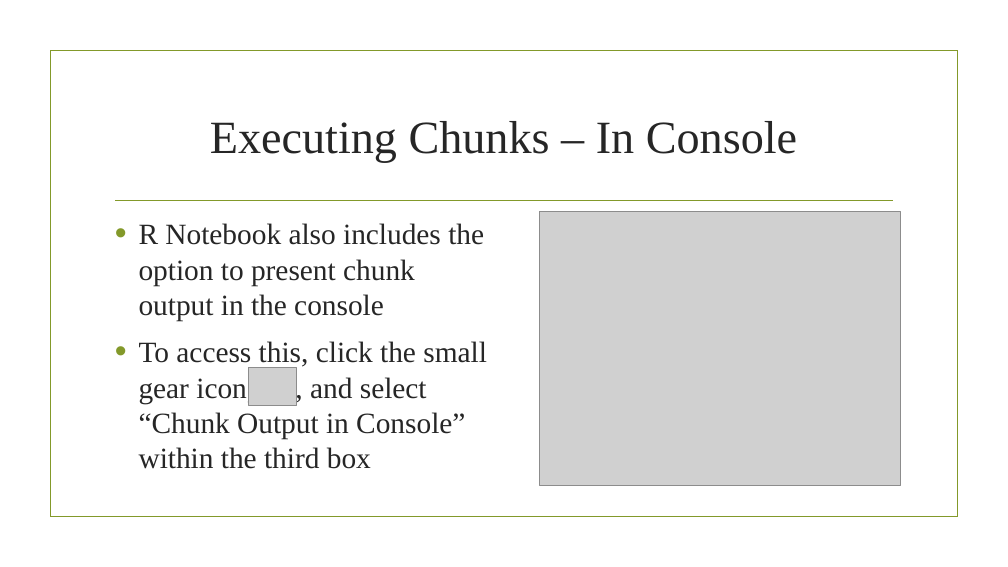
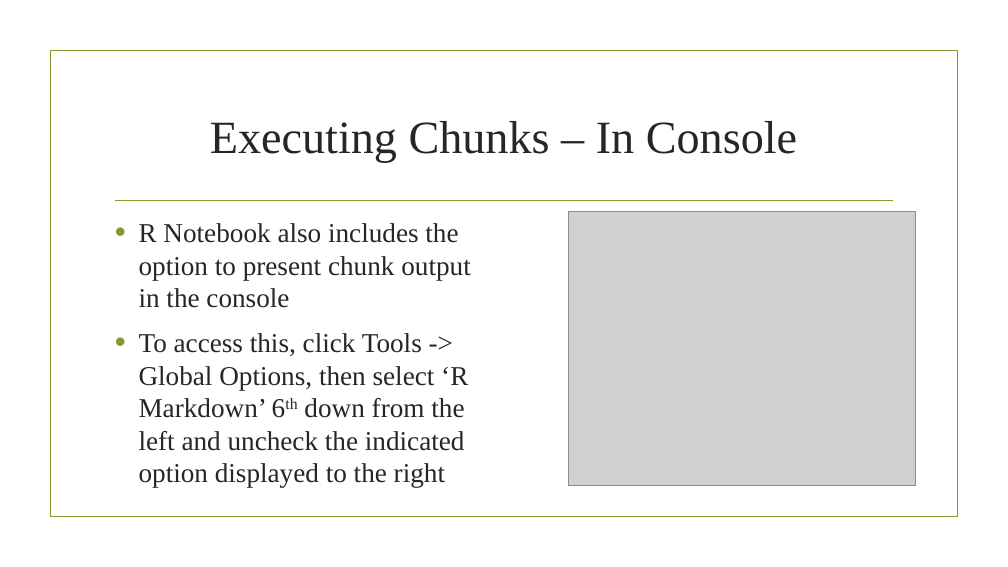
Before and after one commit to trmasher/R_Notebooks, a slide deck: slide 6 of Using R Notebook with Version Control.pptx. Drawn at 1008x567 pixels with LibreOffice and Linux fonts; fonts in the diff are those of the drawing; grey boxes stand for pictures; background and template pictures are left out. Boxes give left, top, right and bottom in pixels: in the first picture for what was removed or moved away, otherwise in the second. Text is boxed around its words. In the diff, an @@ line names an element or a change of style, - is before the commit and + after.

Commit message:
Changed 'Executing Chunks - In Console' Slide
Changed the picture in the slide to show the method using Tools-Global Options-R Markdown to edit the settings. Adjust the text to the left to reflect this change.

```diff
--- a/Using R Notebook with Version Control.pptx
+++ b/Using R Notebook with Version Control.pptx
@@ text at [139, 223, 470, 308]: size 28 to 25.9 pt in "R Notebook also includes the option to ..." @@
@@ picture: place and size @@
-picture at [540, 212, 901, 485]
+picture at [569, 212, 917, 485]
@@ text at [139, 333, 468, 488]: text changed; size 28 to 25.9 pt @@
-• To access this, click the small gear icon, , and select “Chunk Output in Console” within the third box
+• To access this, click Tools -> Global Options, then select ‘R Markdown’ 6th down from the left and uncheck the indicated option displayed to the right
@@ picture removed at [249, 368, 296, 405] @@
```
